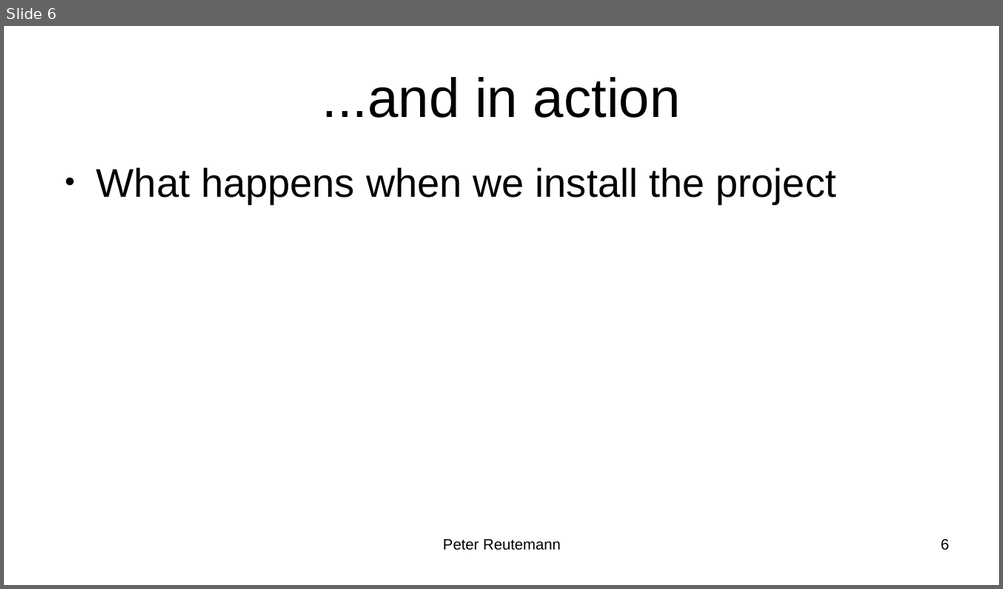
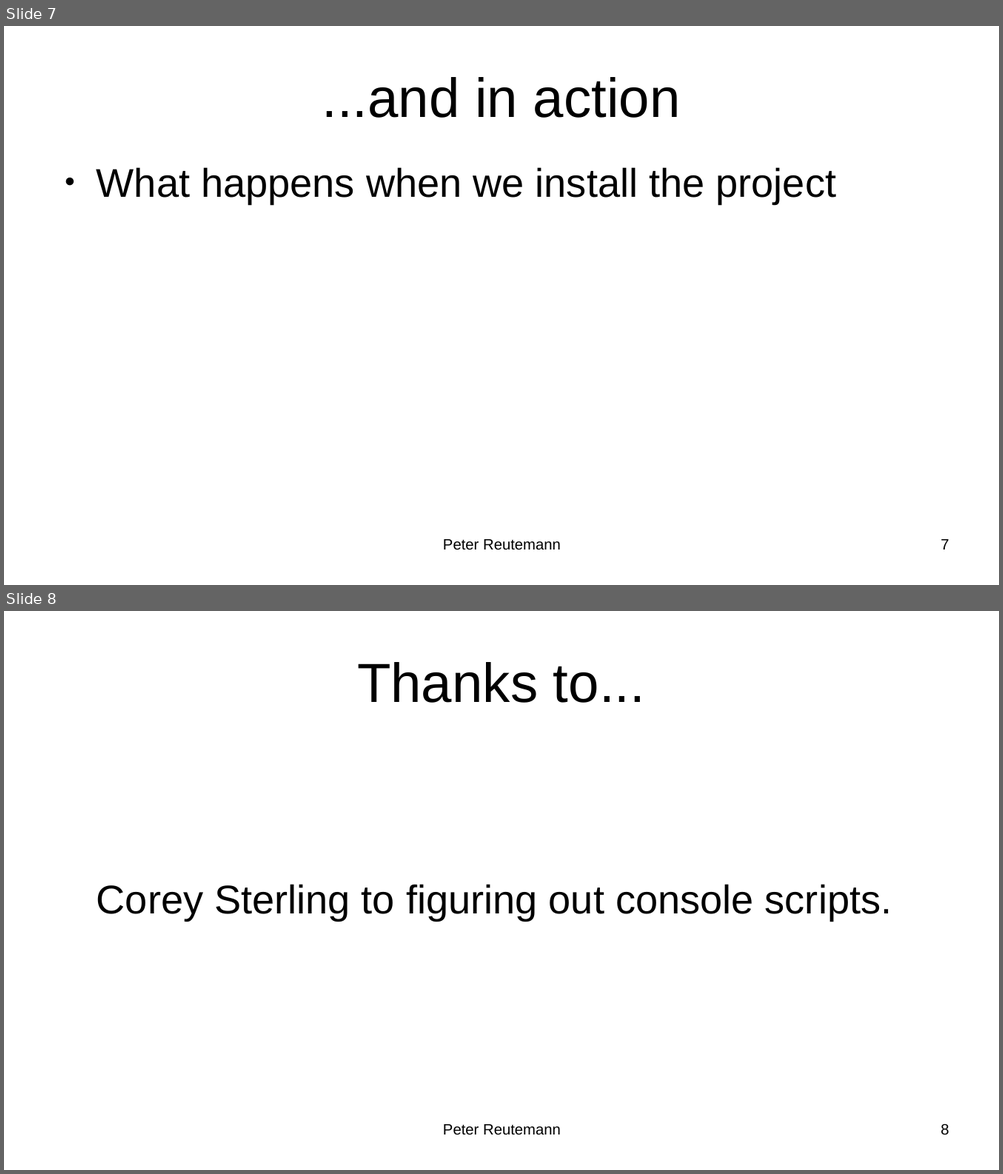
Before and after one commit to HamPUG/meetings, a slide deck: 2019/2019-11-11/console_scripts/console_scripts.odp. Shown one above the other, each under a label of ours: slide 6 before the commit, slides 7 and 8 after it. The pictures are 1003x589 and 1003x1174 pixels, drawn with LibreOffice and Linux fonts; fonts in the diff are those of the drawing. Boxes give left, top, right and bottom in pixels: in the first picture for what was removed or moved away, otherwise in the second. Text is boxed around its words. In the diff, an @@ line names an element or a change of style, - is before the commit and + after.

```diff
--- a/2019/2019-11-11/console_scripts/console_scripts.odp
+++ b/2019/2019-11-11/console_scripts/console_scripts.odp
@@ slide 8 added at [4, 611, 999, 1170], background #FFFFFF @@
@@ title added at [357, 662, 645, 703], 44 pt, text #000000 @@
+Thanks to...
@@ text added at [96, 884, 892, 920], 32 pt, text #000000 @@
+Corey Sterling to figuring out console scripts.
@@ text added at [443, 1125, 560, 1136], 12 pt, text #000000 @@
+Peter Reutemann
@@ page number added at [940, 1125, 948, 1136], 12 pt, text #000000 @@
+8
@@ what was slide 6 is now slide 7 @@
@@ page number at [940, 540, 948, 550]: text changed @@
-6
+7
```
Also in this commit, not shown: 1 other slide added, 2 other files.
